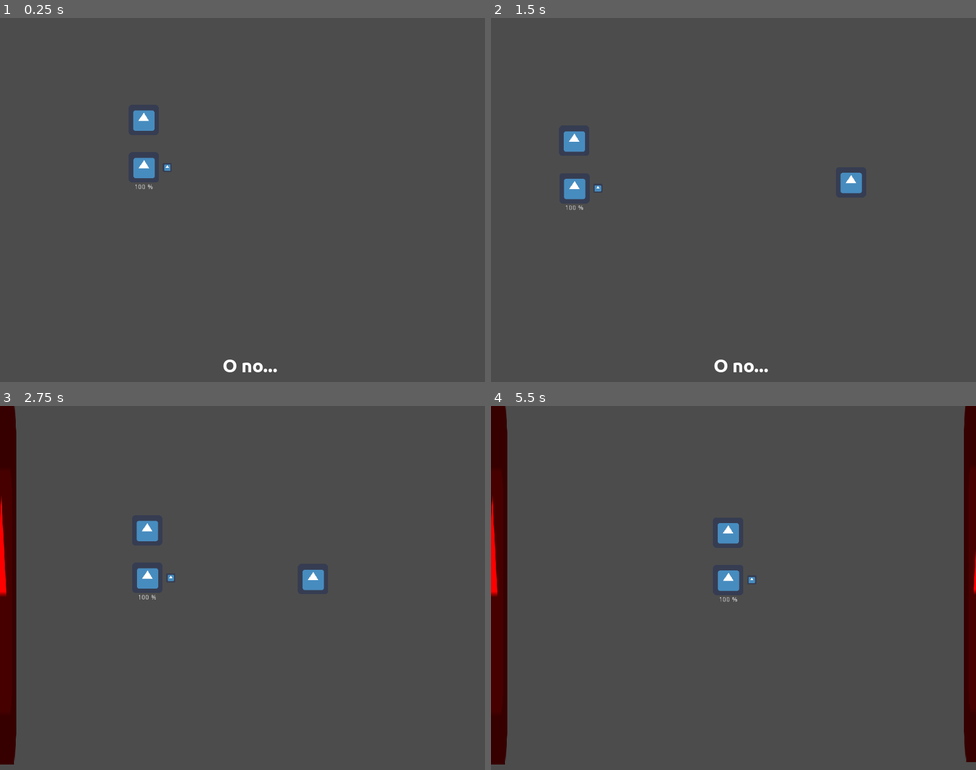
Above: before the commit, frames 1-4 (two rows, left to right).
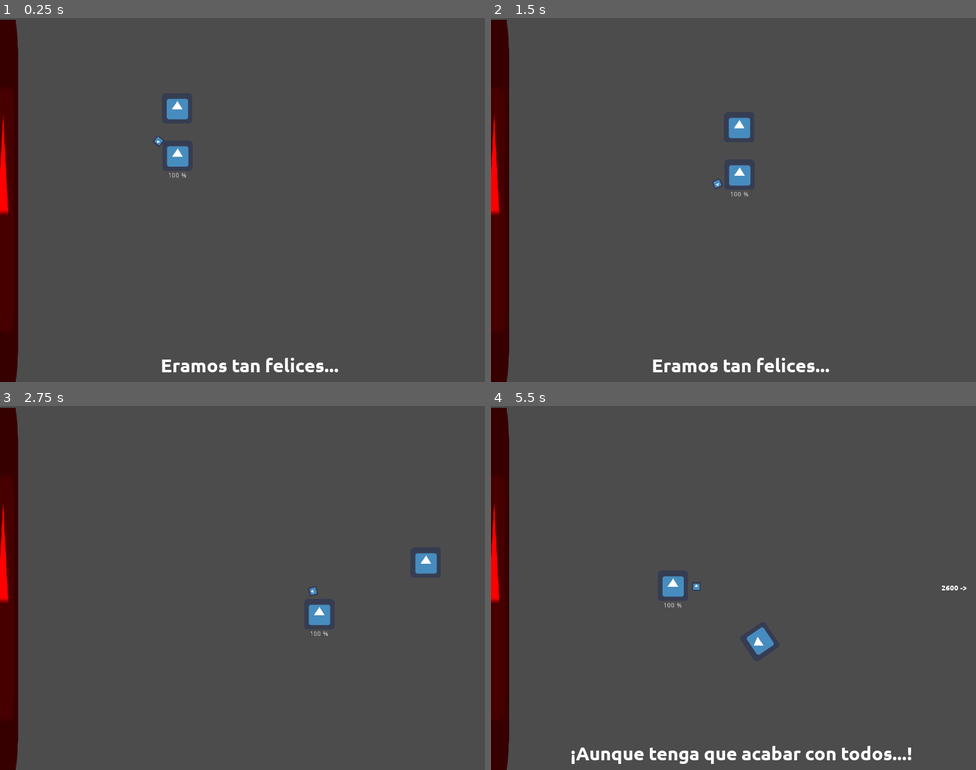
Above: after the commit, the same moments.

Repository: moisesjbc/cinco-etapas
Game: Godot game, scene res://scenes/main_scene/main_scene.tscn
The game is run twice, just before and just after one commit, with the same random seed, the same clock (stepped at 60 frames per second) and the same inputs. The engine's default icon, where the game draws it, is replaced by a stand-in: a white triangle on a blue panel in a dark square.
Inputs (mouse positions are in pixels of both pictures, inside the frame that each line leads up to):
- Up to frame 1 (0.25 s): no input
- Up to frame 2 (1.5 s): move the mouse to (840, 181) at 0.52 s; hold Right (ui_right) 0.53-1.28 s; move the mouse to (636, 218) at 1.27 s; hold Down (ui_down) from 1.28 s (still down)
- Up to frame 3 (2.75 s): move the mouse to (291, 507) at 2.02 s; release Down (ui_down) at 2.03 s; hold Right (ui_right) from 2.03 s (still down)
- Up to frame 4 (5.5 s): move the mouse to (709, 660) at 2.77 s; release Right (ui_right) at 2.78 s; hold Up (ui_up) 2.78-3.53 s; move the mouse to (879, 642) at 3.52 s; hold Left (ui_left) 3.53-5.03 s; move the mouse to (588, 533) at 4.27 s; move the mouse to (757, 588) at 5.02 s; hold Down (ui_down) from 5.03 s (still down)

The runs differ from the first frame. In frame 1, 5.4% of the frame differs, in the area x 0-70%, y 0-100%; in frame 2, 5.7%, in the area x 0-77%, y 0-100%; in frame 3, 2.0%; in frame 4, 5.3%.

Commit message:
Added game over condition and screen

Diff:
--- /dev/null
+++ b/godot-project/menus/game_over/game_over.gd
@@ -0,0 +1,8 @@
+extends MarginContainer
+
+func _on_restart_button_pressed():
+	#get_tree().change_scene("res://scenes/main_scene/main_scene.tscn")
+	print("wololoooo")
+	set_visible(false)
+	#get_tree().paused = false
+	get_tree().reload_current_scene()
--- /dev/null
+++ b/godot-project/menus/game_over/game_over.tscn
@@ -0,0 +1,65 @@
+[gd_scene load_steps=2 format=2]
+
+[ext_resource path="res://menus/game_over/game_over.gd" type="Script" id=1]
+
+[node name="game_over" type="MarginContainer"]
+pause_mode = 2
+anchor_right = 1.0
+anchor_bottom = 1.0
+size_flags_horizontal = 3
+size_flags_vertical = 3
+custom_constants/margin_right = 300
+custom_constants/margin_top = 300
+custom_constants/margin_left = 300
+custom_constants/margin_bottom = 300
+script = ExtResource( 1 )
+__meta__ = {
+"_edit_use_anchors_": false
+}
+
+[node name="panel" type="Panel" parent="."]
+margin_left = 300.0
+margin_top = 300.0
+margin_right = 724.0
+margin_bottom = 468.0
+size_flags_horizontal = 3
+size_flags_vertical = 3
+
+[node name="margin_container" type="MarginContainer" parent="panel"]
+anchor_right = 1.0
+anchor_bottom = 1.0
+custom_constants/margin_right = 20
+custom_constants/margin_top = 20
+custom_constants/margin_left = 20
+custom_constants/margin_bottom = 20
+__meta__ = {
+"_edit_use_anchors_": false
+}
+
+[node name="CenterContainer" type="CenterContainer" parent="panel/margin_container"]
+margin_left = 20.0
+margin_top = 20.0
+margin_right = 404.0
+margin_bottom = 148.0
+__meta__ = {
+"_edit_use_anchors_": false
+}
+
+[node name="VBoxContainer" type="VBoxContainer" parent="panel/margin_container/CenterContainer"]
+margin_left = 154.0
+margin_top = 32.0
+margin_right = 230.0
+margin_bottom = 96.0
+custom_constants/separation = 30
+
+[node name="Label" type="Label" parent="panel/margin_container/CenterContainer/VBoxContainer"]
+margin_right = 76.0
+margin_bottom = 14.0
+text = "GAME OVER"
+
+[node name="restart_button" type="Button" parent="panel/margin_container/CenterContainer/VBoxContainer"]
+margin_top = 44.0
+margin_right = 76.0
+margin_bottom = 64.0
+text = "RESTART"
+[connection signal="pressed" from="panel/margin_container/CenterContainer/VBoxContainer/restart_button" to="." method="_on_restart_button_pressed"]
--- a/godot-project/scenes/death/death.gd
+++ b/godot-project/scenes/death/death.gd
@@ -12,4 +12,6 @@
 		velocity = Vector2(-1.0, 0.0)
 
 func _physics_process(delta):
-	move_and_collide(velocity * max(player.base_traveling_speed - player.traveling_speed, 0) * delta)
+	var collision = move_and_collide(velocity * max(player.initial_traveling_speed - player.traveling_speed, 0) * delta)
+	if collision and collision.collider.name == "player":
+		collision.collider.die()
--- a/godot-project/scenes/main_scene/main_scene.gd
+++ b/godot-project/scenes/main_scene/main_scene.gd
@@ -7,7 +7,9 @@
 onready var current_state
 
 func _ready():
-	change_state("state_4_depression_act_0")
+	print("READY")
+	get_tree().paused = false
+	change_state("state_0_loss")
 
 func change_state(new_state):
 	current_state = get_node(new_state)
@@ -19,7 +21,11 @@
 	if current_state and current_state.has_method("timeout"):
 		current_state.timeout()
 
+var i=0
+
 func _physics_process(delta):
+	i += 1
+	print("process " + str(i))
 	if current_state and current_state.has_method("process"):
 		current_state.process(delta)
 
@@ -40,3 +46,8 @@
 
 func set_timeout(time):
 	$stage_timer.start(time)
+
+
+func _on_player_player_died():
+	get_tree().paused = true
+	$game_over.set_visible(true)
--- a/godot-project/scenes/main_scene/main_scene.tscn
+++ b/godot-project/scenes/main_scene/main_scene.tscn
@@ -16,11 +16,13 @@
 [ext_resource path="res://scenes/main_scene/states/state_4_depression_act_1.gd" type="Script" id=14]
 [ext_resource path="res://scenes/main_scene/states/state_4_depression_act_2.gd" type="Script" id=15]
 [ext_resource path="res://scenes/main_scene/states/state_5_acceptance_act_0.gd" type="Script" id=16]
+[ext_resource path="res://menus/game_over/game_over.tscn" type="PackedScene" id=17]
 
 [sub_resource type="DynamicFont" id=1]
 font_data = ExtResource( 7 )
 
 [node name="main_scene" type="Node2D"]
+pause_mode = 1
 position = Vector2( 9.39673, -1.33484 )
 script = ExtResource( 4 )
 
@@ -83,4 +85,10 @@
 
 [node name="state_5_acceptance_act_0" type="Node2D" parent="."]
 script = ExtResource( 16 )
+
+[node name="game_over" parent="." instance=ExtResource( 17 )]
+visible = false
+margin_right = 1021.0
+margin_bottom = 779.0
+[connection signal="player_died" from="player" to="." method="_on_player_player_died"]
 [connection signal="timeout" from="stage_timer" to="." method="_on_stage_timer_timeout"]
--- a/godot-project/scenes/main_scene/states/state_3_bargaining.gd
+++ b/godot-project/scenes/main_scene/states/state_3_bargaining.gd
@@ -12,4 +12,4 @@
 func process(delta):
 	state_machine.get_node("state_2_anger").process(delta)
 	if state_machine.distance_to_loved_one <= 0:
-		state_machine.change_state("state_4_depression")
+		state_machine.change_state("state_4_depression_act_0")
--- a/godot-project/scenes/meteorite/meteorite.tscn
+++ b/godot-project/scenes/meteorite/meteorite.tscn
@@ -10,6 +10,7 @@
 [node name="meteorite" type="KinematicBody2D" groups=[
 "meteorites",
 ]]
+pause_mode = 1
 collision_layer = 8
 collision_mask = 15
 script = ExtResource( 2 )
--- a/godot-project/scenes/player/player.gd
+++ b/godot-project/scenes/player/player.gd
@@ -16,6 +16,8 @@
 var life = 100
 var sacrifice_enabled: bool = false
 var input_enabled: bool = true
+
+signal player_died
 
 func _ready():
 	base_speed = initial_speed
@@ -79,9 +81,14 @@
 
 func take_damage(damage):
 	life -= damage
-	if life < 0:
+	if life <= 0:
 		life = 0
+		die()
+
 	update_life_label()
+
+func die():
+	emit_signal("player_died")
 
 func loose_loved_one():
 	position = $loved_one.global_position
Not shown: 1 places in godot-project/scenes/main_scene/main_scene.tscn that only renumber resources
